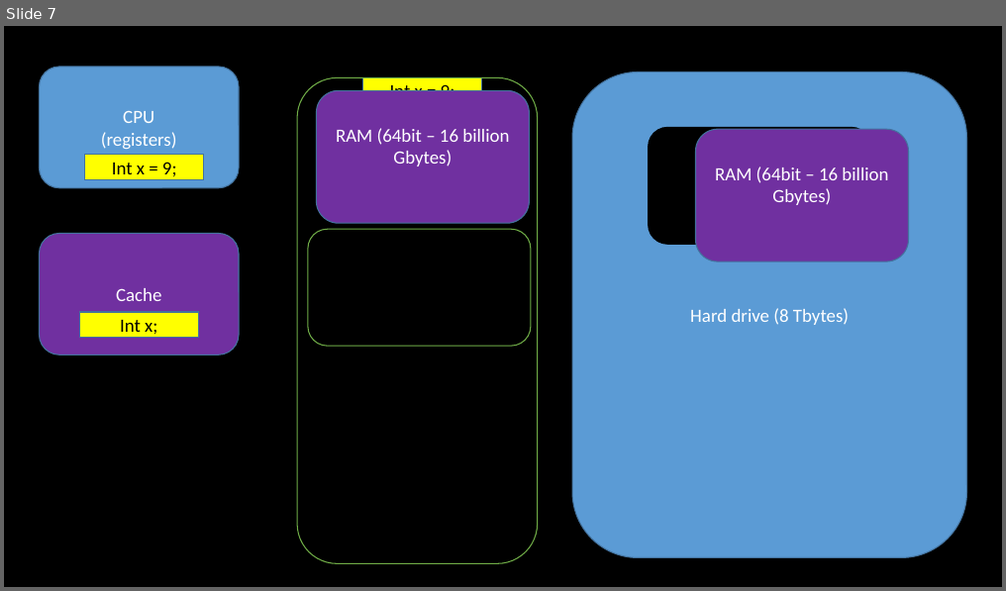
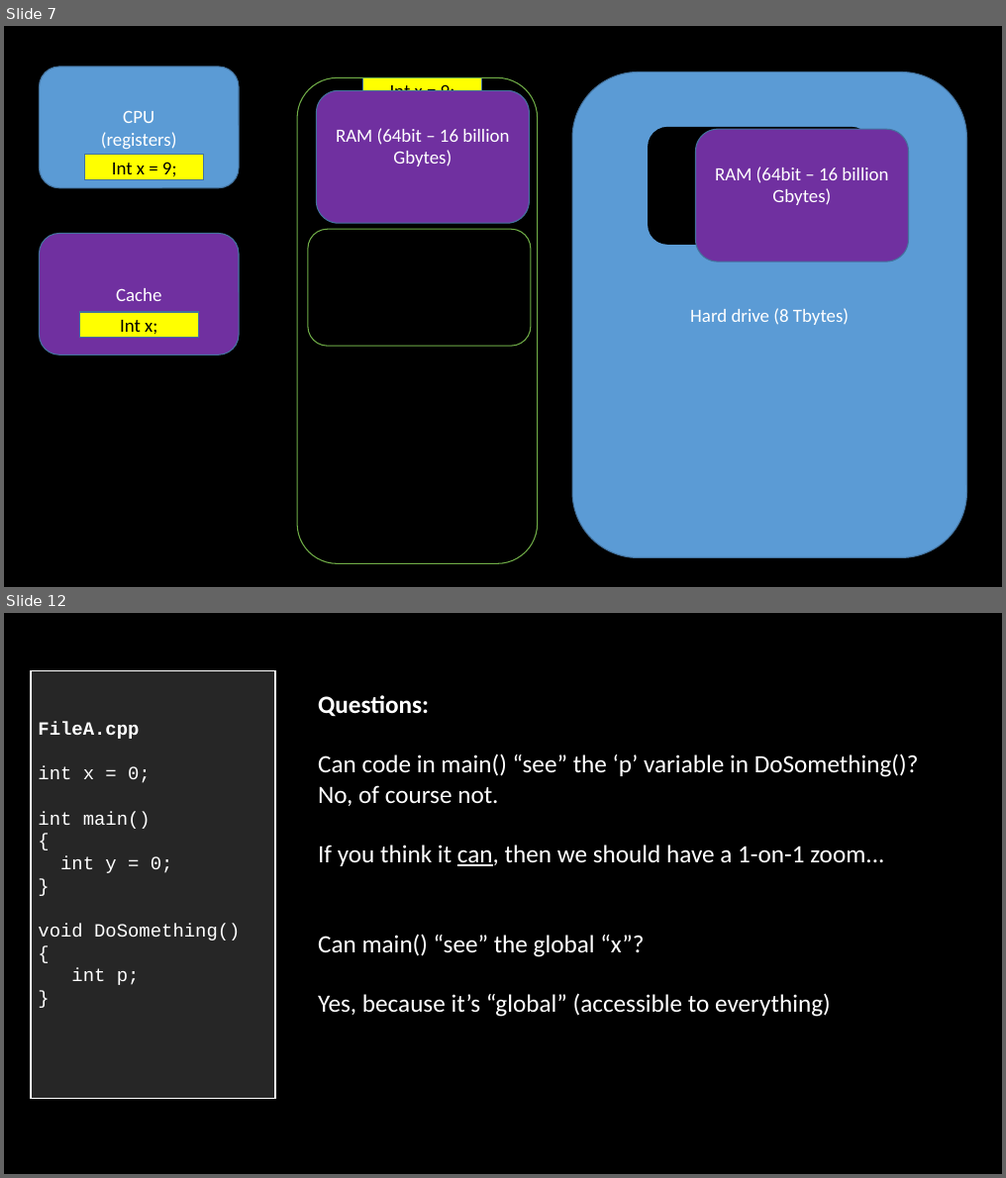
Before and after one commit to Valpz1130/1156_W2021, a slide deck: Day to Day/W05-6 (February 16+18)/W06_Functions_Methods_passing_returning.pptx. Shown one above the other, each under a label of ours: slide 7 before the commit, slides 7 and 12 after it; the slides between them are not shown. The pictures are 1006x591 and 1006x1178 pixels, drawn with LibreOffice and Linux fonts; fonts in the diff are those of the drawing. Boxes give left, top, right and bottom in pixels: in the first picture for what was removed or moved away, otherwise in the second. Text is boxed around its words. In the diff, an @@ line names an element or a change of style, - is before the commit and + after.

```diff
--- a/Day to Day/W05-6 (February 16+18)/W06_Functions_Methods_passing_returning.pptx
+++ b/Day to Day/W05-6 (February 16+18)/W06_Functions_Methods_passing_returning.pptx
@@ slide 12 added at (4, 613, 1002, 1174), background #000000 @@
@@ rectangle added at (31, 671, 275, 1099), fill #262626, outline #FFFFFF 1.5 pt, 18 pt, text #FFFFFF @@
+FileA.cpp
+int x = 0;
+int main()
+{
+int y = 0;
+}
+void DoSomething()
+{
+int p;
+}
@@ text added at (318, 695, 919, 1017), 24 pt, text #FFFFFF @@
+Questions:
+Can code in main() “see” the ‘p’ variable in DoSomething()?
+No, of course not.
+If you think it can, then we should have a 1-on-1 zoom...
+Can main() “see” the global “x”?
+Yes, because it’s “global” (accessible to everything)
```
Also in this commit, not shown: 21 other slides added, 12 other files.
